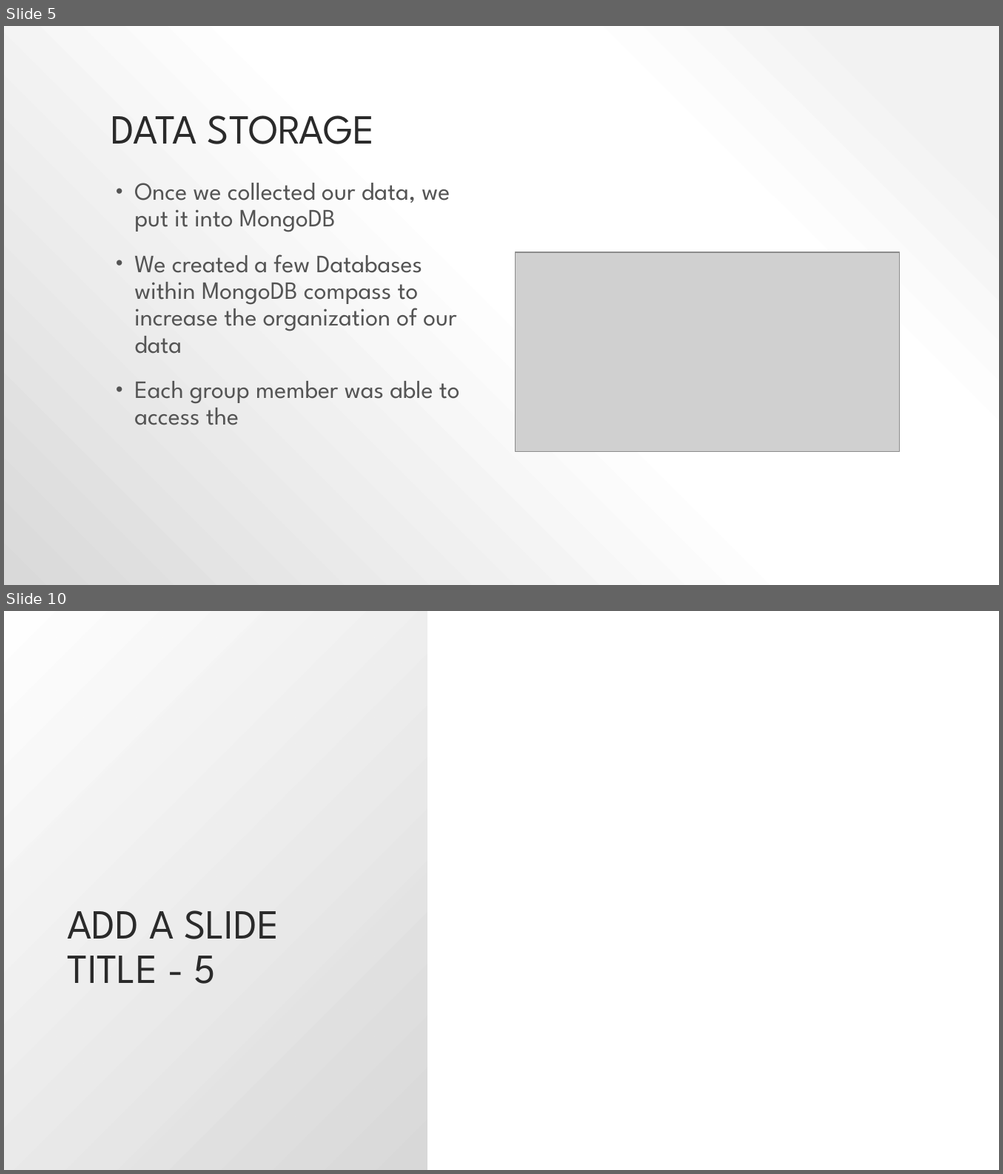
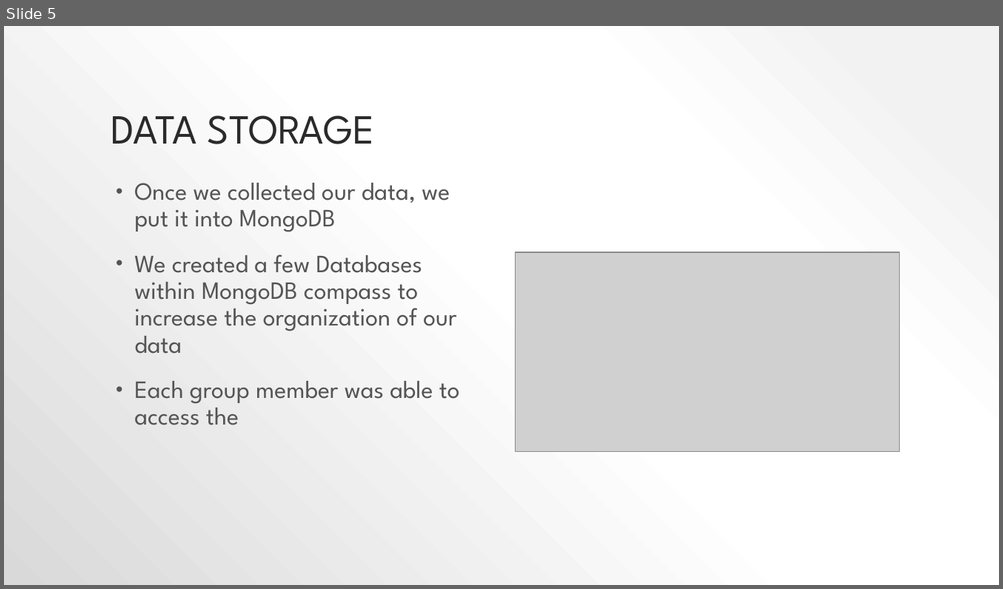
Before and after one commit to MaisieDeGraaf/housing-project-3, a slide deck: Project 3 Presenation.pptx. Shown one above the other, each under a label of ours: slides 5 and 10 before the commit, slide 5 after it; the slides between them are not shown. The pictures are 1003x1174 and 1003x589 pixels, drawn with LibreOffice and Linux fonts; fonts in the diff are those of the drawing; grey boxes stand for pictures. Boxes give left, top, right and bottom in pixels: in the first picture for what was removed or moved away, otherwise in the second. Text is boxed around its words. In the diff, an @@ line names an element or a change of style, - is before the commit and + after.

```diff
--- a/Project 3 Presenation.pptx
+++ b/Project 3 Presenation.pptx
@@ slide 10 removed at box(4, 611, 999, 1170), background #FFFFFF @@
@@ rectangle removed at box(4, 611, 427, 1170) @@
@@ title removed at box(68, 911, 279, 984) @@
-ADD A SLIDE TITLE - 5
```
Also in this commit, not shown: 2 slides changed, 4 slides added, 2 other slides removed.
